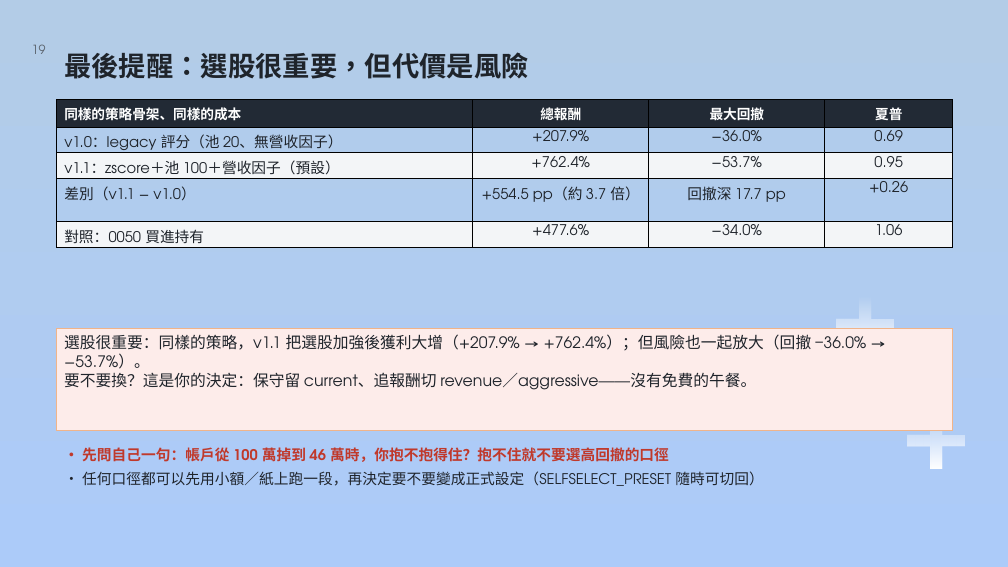
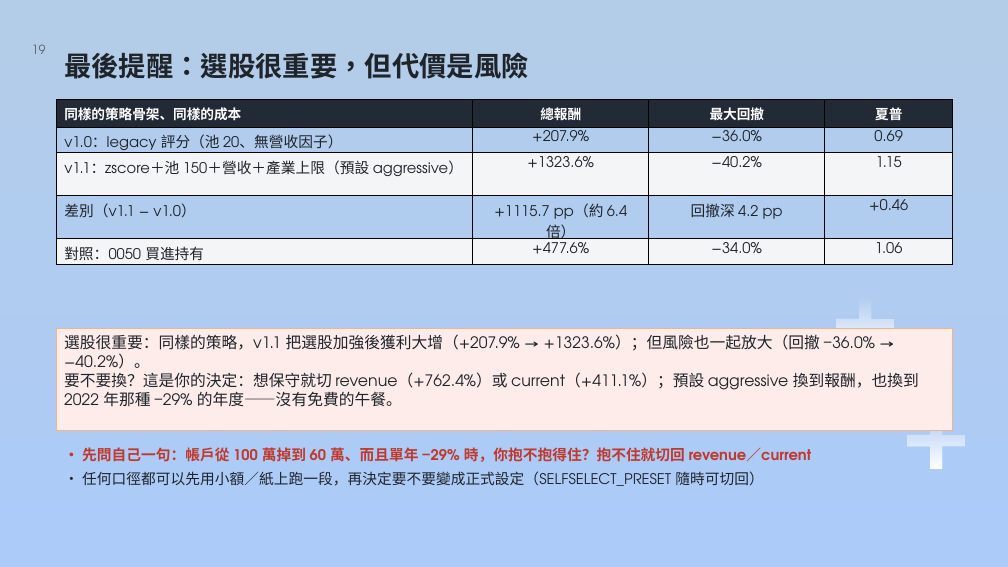
Before and after one commit to dinchentech/tw-selfselect, a slide deck: slide 19 of plans/ppt/TW-SELFSELECT台股買賣自動化系統-W7-講稿版.pptx. Drawn at 1008x567 pixels with LibreOffice and Linux fonts; fonts in the diff are those of the drawing; background and template pictures are left out. Boxes give left, top, right and bottom in pixels: in the first picture for what was removed or moved away, otherwise in the second. Text is boxed around its words. In the diff, an @@ line names an element or a change of style, - is before the commit and + after.

Commit message:
教材：W7 講稿版改版（預設 aggressive）＋配音版／MP4 重製
- plans/ppt/make_w7.py：S3／S6／S7／S8／S9／S10／S11／S15／S16／S18／S19 全面同步新預設
  （+762.4%／−53.7% → +1323.6%／−40.2%／夏普 1.15），並補「2022-2026 輸或打平 0050」的警語；
  S9 preset 表把 aggressive 標成預設、S19 收尾改成「想保守切 revenue／current」
- 講稿備註同步改寫；W7-解說腳本.md 重出（19 頁／約 43 分 30 秒）
- 配音版 pptx（每頁喇叭）＋ mp4（1920×1080、1,177 秒／19 分 37 秒）重製；TTS 19.7 分鐘
- plans/ppt/README.md：W7 配音表與改版紀錄更新
- 教材變更，依規則不動版號（程式版號維持 1.1.5）

```diff
--- a/plans/ppt/TW-SELFSELECT台股買賣自動化系統-W7-講稿版.pptx
+++ b/plans/ppt/TW-SELFSELECT台股買賣自動化系統-W7-講稿版.pptx
@@ table at box(57, 100, 953, 264) @@
-row 3: v1.1：zscore＋池 100＋營收因子（預設） | +762.4% | −53.7% | 0.95
+row 3: v1.1：zscore＋池 150＋營收＋產業上限（預設 aggressive） | +1323.6% | −40.2% | 1.15
-row 4: 差別（v1.1 − v1.0） | +554.5 pp（約 3.7 倍） | 回撤深 17.7 pp | +0.26
+row 4: 差別（v1.1 − v1.0） | +1115.7 pp（約 6.4 倍） | 回撤深 4.2 pp | +0.46
@@ text in rectangle at box(64, 334, 919, 407): text changed @@
-選股很重要：同樣的策略，v1.1 把選股加強後獲利大增（+207.9% → +762.4%）；但風險也一起放大（回撤 −36.0% → −53.7%）。
-要不要換？這是你的決定：保守留 current、追報酬切 revenue／aggressive——沒有免費的午餐。
+選股很重要：同樣的策略，v1.1 把選股加強後獲利大增（+207.9% → +1323.6%）；但風險也一起放大（回撤 −36.0% → −40.2%）。
+要不要換？這是你的決定：想保守就切 revenue（+762.4%）或 current（+411.1%）；預設 aggressive 換到報酬，也換到 2022 年那種 −29% 的年度——沒有免費的午餐。
@@ text at box(82, 447, 812, 462): text changed @@
-• 先問自己一句：帳戶從 100 萬掉到 46 萬時，你抱不抱得住？抱不住就不要選高回撤的口徑
+• 先問自己一句：帳戶從 100 萬掉到 60 萬、而且單年 −29% 時，你抱不抱得住？抱不住就切回 revenue／current
```
Also in this commit, not shown: 10 other slides changed, 3 other files.
